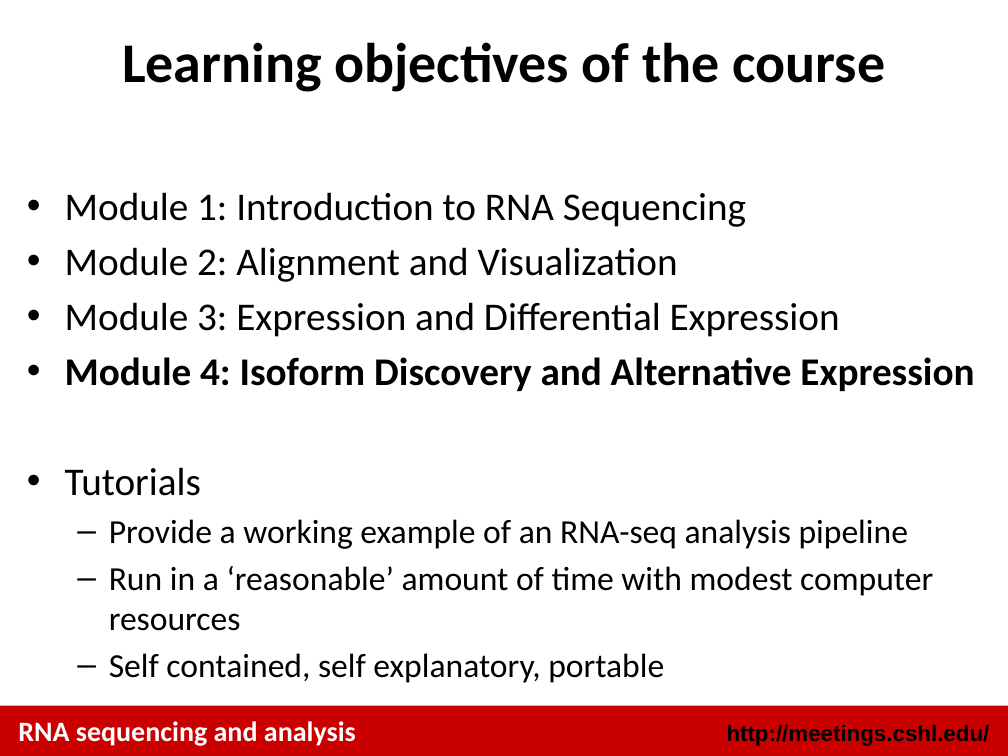
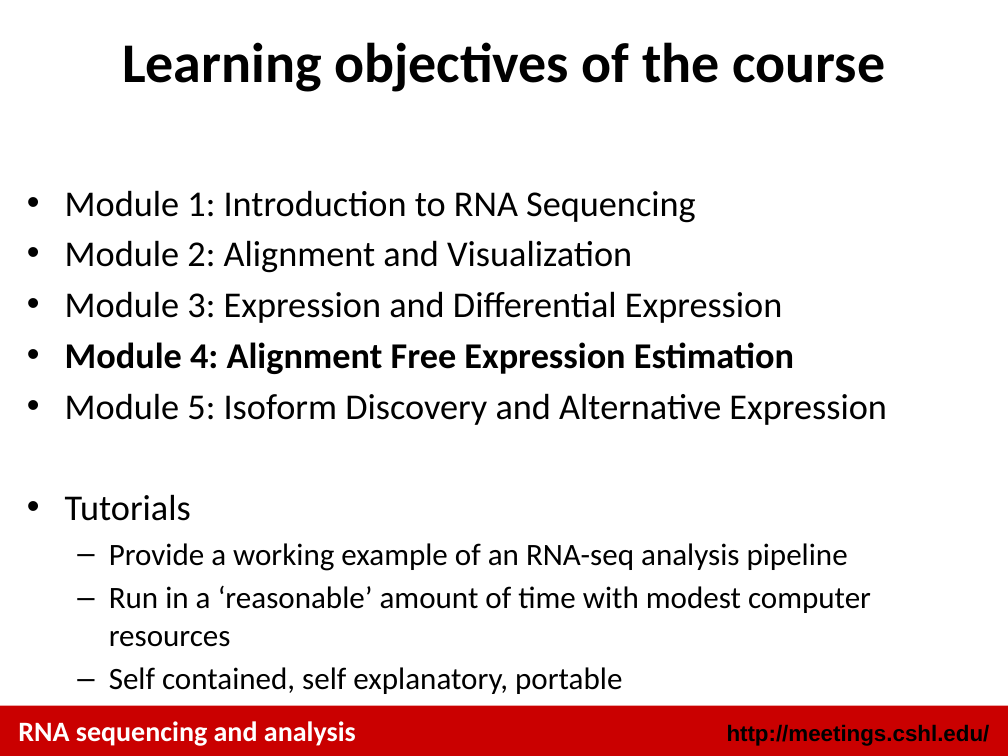
Before and after one commit to griffithlab/rnaseq_tutorial_wiki, a slide deck: slide 3 of LectureFiles/cshl/2018/RNASeq_Module4_Lecture.pptx. Drawn at 1008x756 pixels with LibreOffice and Linux fonts; fonts in the diff are those of the drawing. Boxes give left, top, right and bottom in pixels: in the first picture for what was removed or moved away, otherwise in the second. Text is boxed around its words. In the diff, an @@ line names an element or a change of style, - is before the commit and + after.

```diff
--- a/LectureFiles/cshl/2018/RNASeq_Module4_Lecture.pptx
+++ b/LectureFiles/cshl/2018/RNASeq_Module4_Lecture.pptx
@@ text at [65, 190, 871, 694]: size 28 to 25.9 pt in "Module 1: Introduction to RNA Sequencing", "Module 2: Alignment and Visualization", "Module 3: Expression and Differential Expression", "Tutorials"; size 24 to 22.2 pt in "Provide a working example of an RNA-seq ...", "Run in a ‘reasonable’ amount of time ...", "Self contained, self explanatory, portable" @@
@@ text at [65, 342, 886, 425]: text changed; size 28 to 25.9 pt; bold off @@
-• Module 4: Isoform Discovery and Alternative Expression
+• Module 4: Alignment Free Expression Estimation
+• Module 5: Isoform Discovery and Alternative Expression
```
Also in this commit, not shown: 1 other slide changed, 6 slides added, 10 slides removed, 23 other files.
